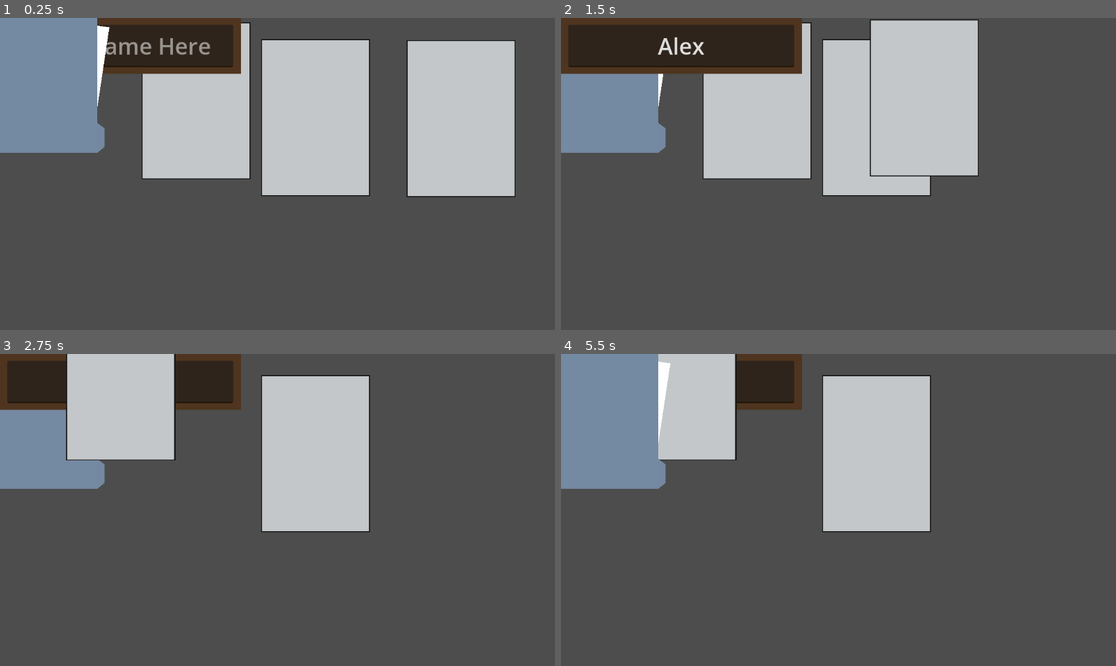
Above: before the commit, frames 1-4 (two rows, left to right).
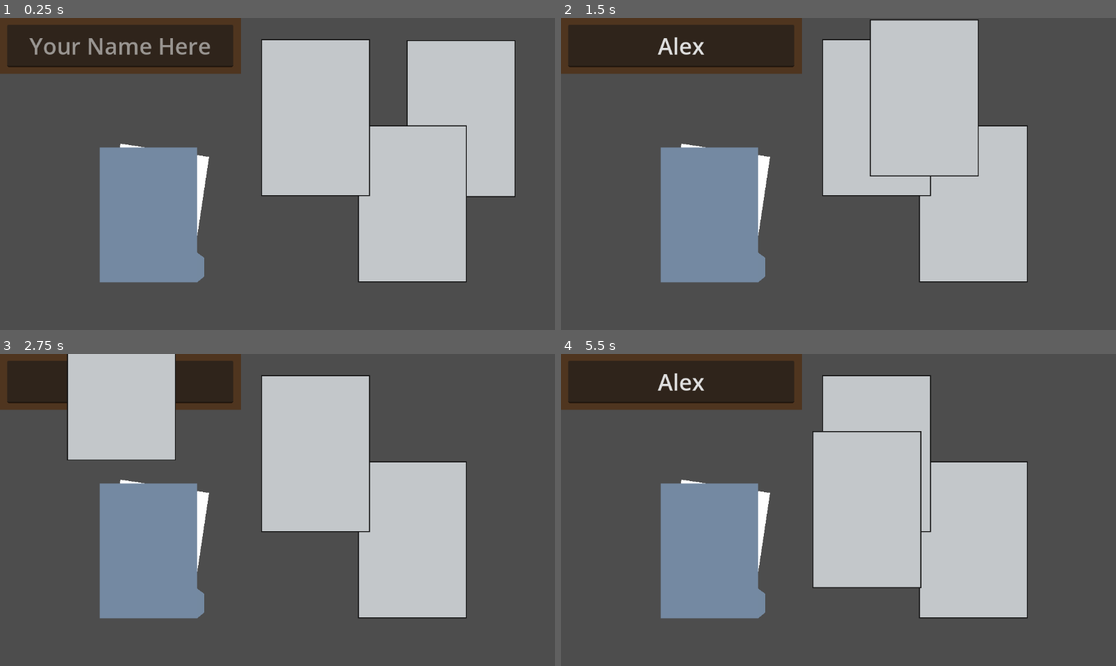
Above: after the commit, the same moments.

Repository: MilesTallia/tantalizing-tardigrades
Game: Godot game, scene res://Scenes/Game.tscn
The game is run twice, just before and just after one commit, with the same random seed, the same clock (stepped at 60 frames per second) and the same inputs.
Inputs (mouse positions are in pixels of both pictures, inside the frame that each line leads up to):
- Up to frame 1 (0.25 s): no input
- Up to frame 2 (1.5 s): click (683, 46) at 0.52 s; type "Alex" at 0.6 s; tap Enter (ui_accept) at 1.25 s; drag from (1021, 117) to (683, 46) at 1.27 s
- Up to frame 3 (2.75 s): tap Enter (ui_accept) at 2 s; drag from (194, 438) to (122, 382) at 2.02 s
- Up to frame 4 (5.5 s): tap Enter (ui_accept) at 2.75, 3.5, 5 s; move the mouse to (877, 453) at 2.77 s; click (877, 453) at 2.85 s; drag from (683, 382) to (672, 463) at 3.52 s; drag from (610, 422) to (866, 510) at 4.27 s; drag from (672, 463) to (866, 510) at 5.02 s

The runs differ from the first frame. In frame 1, 29% of the frame differs, in the area x 0-85%, y 0-85%; in frame 2, 26%; in frame 3, 21%; in frame 4, 34%.

Commit message:
Make folders open and close visually

Diff:
--- a/middle-mismanagement/Scenes/Folder.tscn
+++ b/middle-mismanagement/Scenes/Folder.tscn
@@ -1,6 +1,5 @@
-[gd_scene load_steps=4 format=3 uid="uid://q31f515aqwhi"]
+[gd_scene load_steps=3 format=3 uid="uid://q31f515aqwhi"]
 
-[ext_resource type="Script" path="res://Scripts/Draggable.gd" id="1_x725s"]
 [ext_resource type="Script" path="res://Scripts/Folder.gd" id="1_yg38n"]
 
 [sub_resource type="RectangleShape2D" id="RectangleShape2D_bbfw1"]
@@ -9,31 +8,48 @@
 [node name="Folder" type="CharacterBody2D"]
 collision_layer = 2
 input_pickable = true
-script = ExtResource("1_x725s")
-
-[node name="Paper" type="ColorRect" parent="."]
-offset_left = 43.0
-offset_top = -8.0
-offset_right = 229.0
-offset_bottom = 239.0
-rotation = 0.148353
-
-[node name="Folder tab" type="Polygon2D" parent="."]
-color = Color(0.454902, 0.537255, 0.635294, 1)
-polygon = PackedVector2Array(202, 280, 217, 268, 217, 229, 202, 218)
-
-[node name="Folder body" type="ColorRect" parent="."]
-offset_right = 202.0
-offset_bottom = 280.0
-color = Color(0.45549, 0.538073, 0.635538, 1)
-
-[node name="Folder Script" type="Node" parent="."]
 script = ExtResource("1_yg38n")
 
 [node name="CollisionShape2D" type="CollisionShape2D" parent="."]
 position = Vector2(109, 139.5)
 shape = SubResource("RectangleShape2D_bbfw1")
 
-[connection signal="input_event" from="." to="." method="on_click"]
+[node name="Closed Folder" type="Node2D" parent="."]
+
+[node name="Paper" type="ColorRect" parent="Closed Folder"]
+offset_left = 43.0
+offset_top = -8.0
+offset_right = 229.0
+offset_bottom = 239.0
+rotation = 0.148353
+mouse_filter = 1
+
+[node name="Folder tab" type="Polygon2D" parent="Closed Folder"]
+color = Color(0.454902, 0.537255, 0.635294, 1)
+polygon = PackedVector2Array(202, 280, 217, 268, 217, 229, 202, 218)
+
+[node name="Folder body" type="ColorRect" parent="Closed Folder"]
+offset_right = 202.0
+offset_bottom = 280.0
+mouse_filter = 1
+color = Color(0.45549, 0.538073, 0.635538, 1)
+
+[node name="Open Folder" type="Node2D" parent="."]
+visible = false
+
+[node name="Folder tab" type="Polygon2D" parent="Open Folder"]
+color = Color(0.513726, 0.596078, 0.690196, 1)
+polygon = PackedVector2Array(202, 280, 217, 268, 217, 229, 202, 218)
+
+[node name="Folder body" type="ColorRect" parent="Open Folder"]
+offset_right = 202.0
+offset_bottom = 280.0
+mouse_filter = 1
+color = Color(0.513726, 0.596078, 0.690196, 1)
+
+[node name="Polygon2D" type="Polygon2D" parent="Open Folder"]
+color = Color(0.443137, 0.52549, 0.623529, 1)
+polygon = PackedVector2Array(0, 280, -136, 231, -136, -62, 0, 0)
+
 [connection signal="mouse_entered" from="." to="." method="mouse_entered"]
 [connection signal="mouse_exited" from="." to="." method="mouse_exited"]
--- a/middle-mismanagement/Scenes/Game.tscn
+++ b/middle-mismanagement/Scenes/Game.tscn
@@ -23,7 +23,7 @@
 position = Vector2(957, 209)
 
 [node name="Paper3" parent="." instance=ExtResource("3")]
-position = Vector2(407, 172)
+position = Vector2(856, 386)
 
 [node name="Paper" parent="." instance=ExtResource("3")]
 position = Vector2(655, 207)
@@ -31,3 +31,4 @@
 [node name="NamePlate" parent="." instance=ExtResource("4_nl6na")]
 
 [node name="Folder" parent="." instance=ExtResource("6_hsayt")]
+position = Vector2(207, 269)
--- a/middle-mismanagement/Scenes/NamePlate.tscn
+++ b/middle-mismanagement/Scenes/NamePlate.tscn
@@ -14,6 +14,7 @@
 [node name="ColorRect" type="ColorRect" parent="."]
 offset_right = 500.0
 offset_bottom = 116.0
+mouse_filter = 1
 color = Color(0.311144, 0.208912, 0.120221, 1)
 
 [node name="LineEdit" type="LineEdit" parent="."]
@@ -22,6 +23,7 @@
 offset_right = 484.0
 offset_bottom = 102.0
 focus_mode = 1
+mouse_filter = 1
 theme_override_font_sizes/font_size = 47
 placeholder_text = "Your Name Here"
 alignment = 1
--- a/middle-mismanagement/Scripts/Folder.gd
+++ b/middle-mismanagement/Scripts/Folder.gd
@@ -1,21 +1,60 @@
-extends Node
+extends CharacterBody2D
 
+
+var old_location = position
+
+
+var draggingDistance
+var dir
+var dragging
+var newPosition = Vector2()
+
+var mouse_in = false
+var chosen = false
+
+# specific to folder
 var open = false
 var hasPapers = true
 
-func on_click(viewport:Node, event:InputEvent, shape_idx:int) -> void:
+func _input(event):
 	if event is InputEventMouseButton:
-		if not event.is_pressed(): # on mouse up
-			if not open:
+		if chosen and event.is_pressed() && mouse_in:
+			draggingDistance = position.distance_to(get_viewport().get_mouse_position())
+			dir = (get_viewport().get_mouse_position() - position).normalized()
+			dragging = true
+			newPosition = get_viewport().get_mouse_position() - draggingDistance * dir
+			if event.double_click:
 				hasPapers = false
-				$Paper.visible = false
-				# TODO spawn papers
-			open = not open
+				$"Closed Folder/Paper".visible = false
+				if open:
+					$"Open Folder".visible = false
+					$"Closed Folder".visible = true
+					open = false
+				else:
+					$"Open Folder".visible = true
+					$"Closed Folder".visible = false
+					open = true
+				dragging = false
+		else:
+			dragging = false
+			chosen = false
 
-# Called when the node enters the scene tree for the first time.
-func _ready() -> void:
-	pass # Replace with function body.
+	elif event is InputEventMouseMotion:
+		if dragging:
+			newPosition = get_viewport().get_mouse_position() - draggingDistance * dir
 
-# Called every frame. 'delta' is the elapsed time since the previous frame.
-func _process(delta: float) -> void:
-	pass
+func _physics_process(delta):
+	if dragging:
+		scale = Vector2(1,1)
+		set_velocity((newPosition - position) * Vector2(30, 30))
+		move_and_slide()
+
+
+func chosenVal():
+	chosen = true
+
+func mouse_entered():
+	mouse_in = true
+
+func mouse_exited():
+	mouse_in = false
